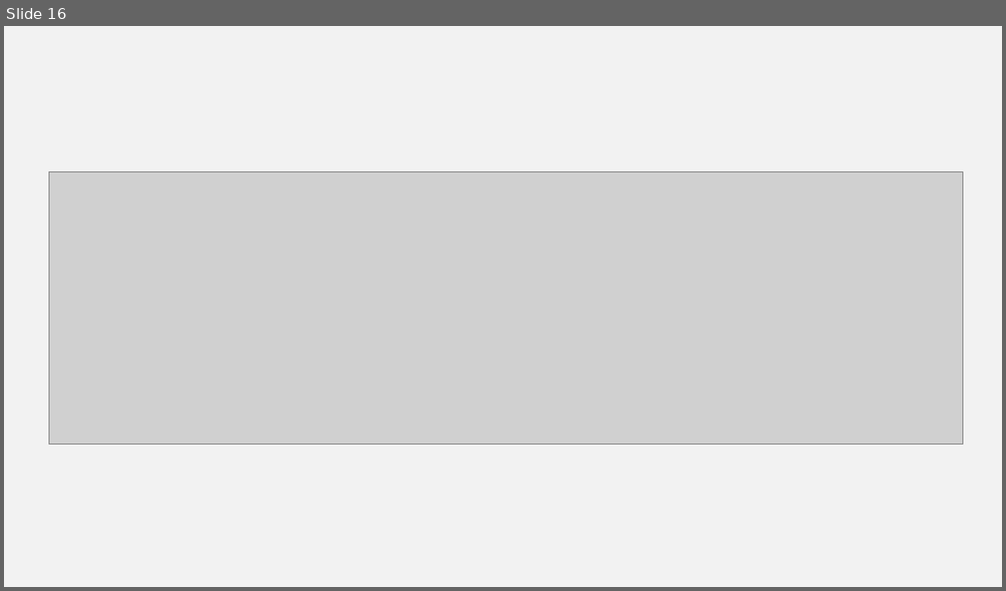
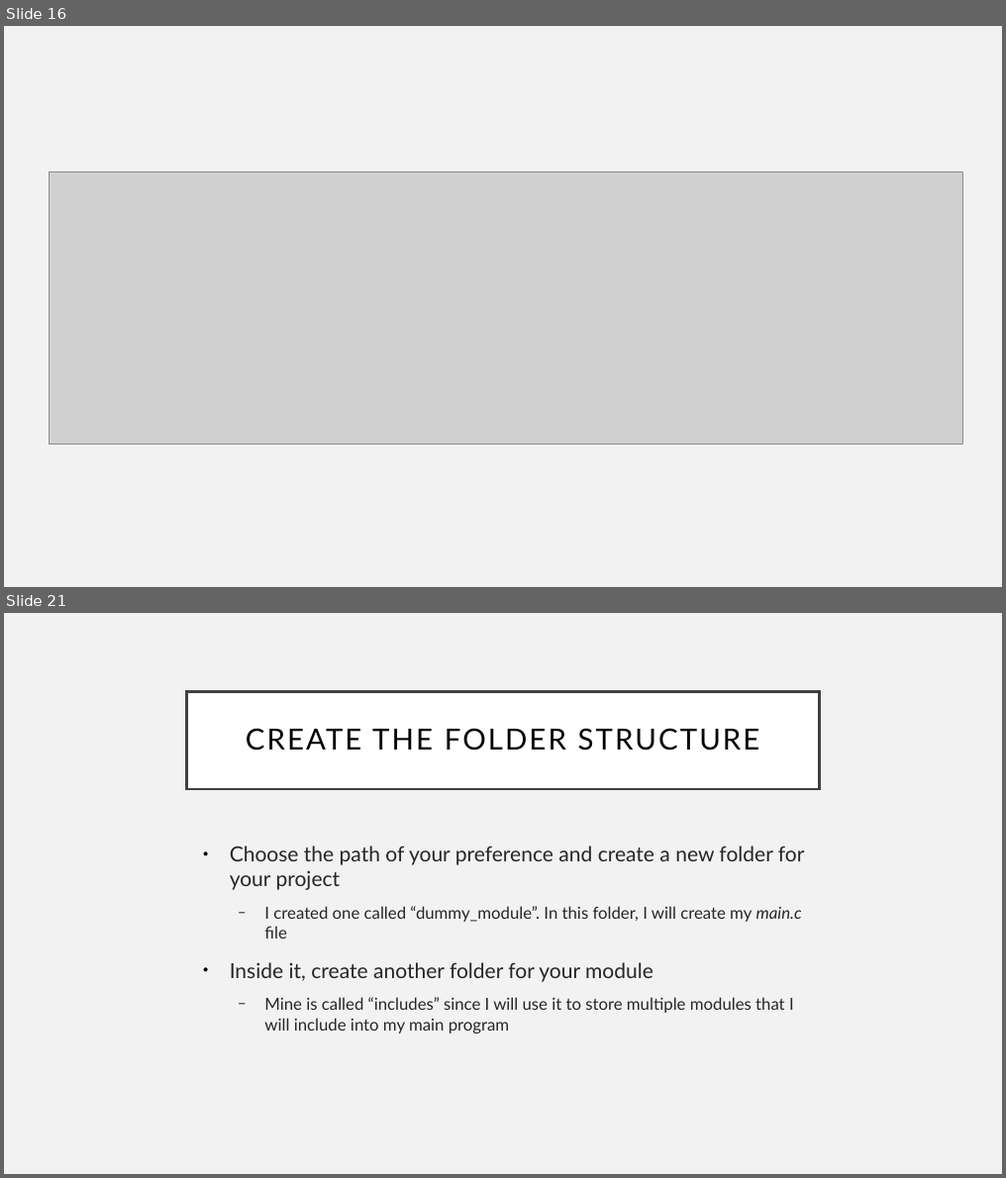
Before and after one commit to Equihua2211/I7266, a slide deck: 001_Slides/08_UART-USART.odp. Shown one above the other, each under a label of ours: slide 16 before the commit, slides 16 and 21 after it; the slides between them are not shown. The pictures are 1006x591 and 1006x1178 pixels, drawn with LibreOffice and Linux fonts; fonts in the diff are those of the drawing; grey boxes stand for pictures. Boxes give left, top, right and bottom in pixels: in the first picture for what was removed or moved away, otherwise in the second. Text is boxed around its words. In the diff, an @@ line names an element or a change of style, - is before the commit and + after.

```diff
--- a/001_Slides/08_UART-USART.odp
+++ b/001_Slides/08_UART-USART.odp
@@ slide 21 added at (x1=4, y1=613, x2=1002, y2=1174), background #F2F2F2 @@
@@ title added at (x1=187, y1=692, x2=819, y2=789), fill #FFFFFF, outline #404040 2.49 pt, 28 pt, text #000000 @@
+CREATE THE FOLDER STRUCTURE
@@ text added at (x1=230, y1=846, x2=805, y2=1034), 16 pt, text #262626 @@
+● Choose the path of your preference and create a new folder for your project
+  − I created one called “dummy_module”. In this folder, I will create my main.c file
+● Inside it, create another folder for your module
+  − Mine is called “includes” since I will use it to store multiple modules that I will include into my main program
```
Also in this commit, not shown: 2 slides changed, 14 other slides added, 1 slide removed, 2 other files.
